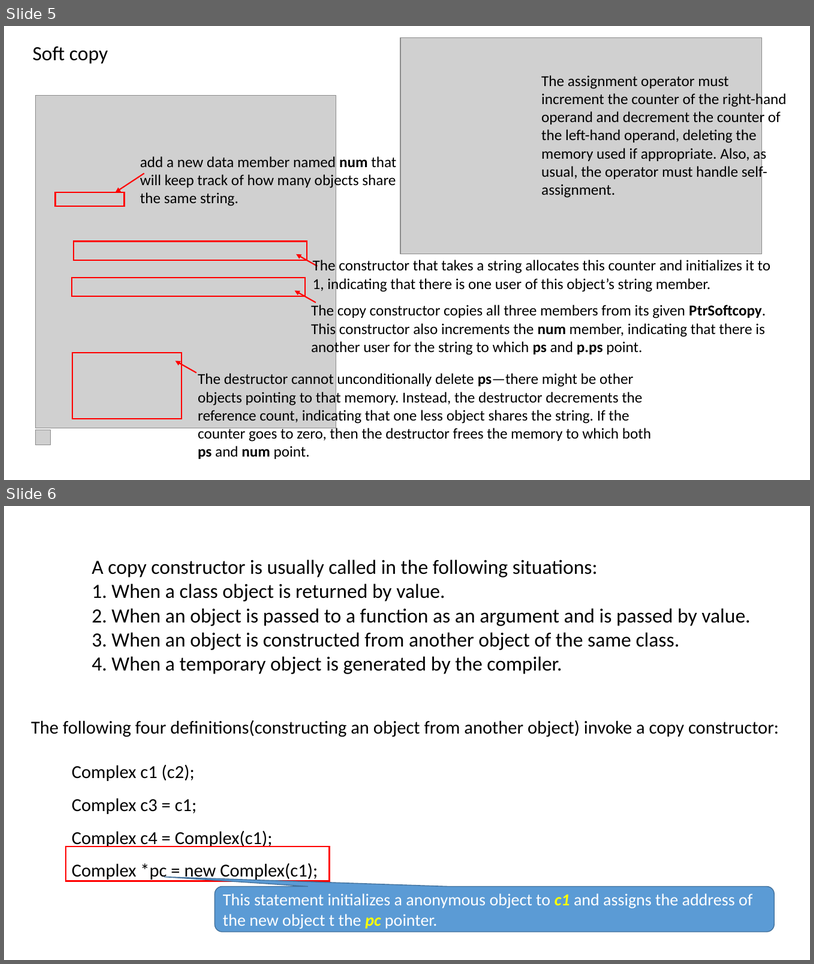
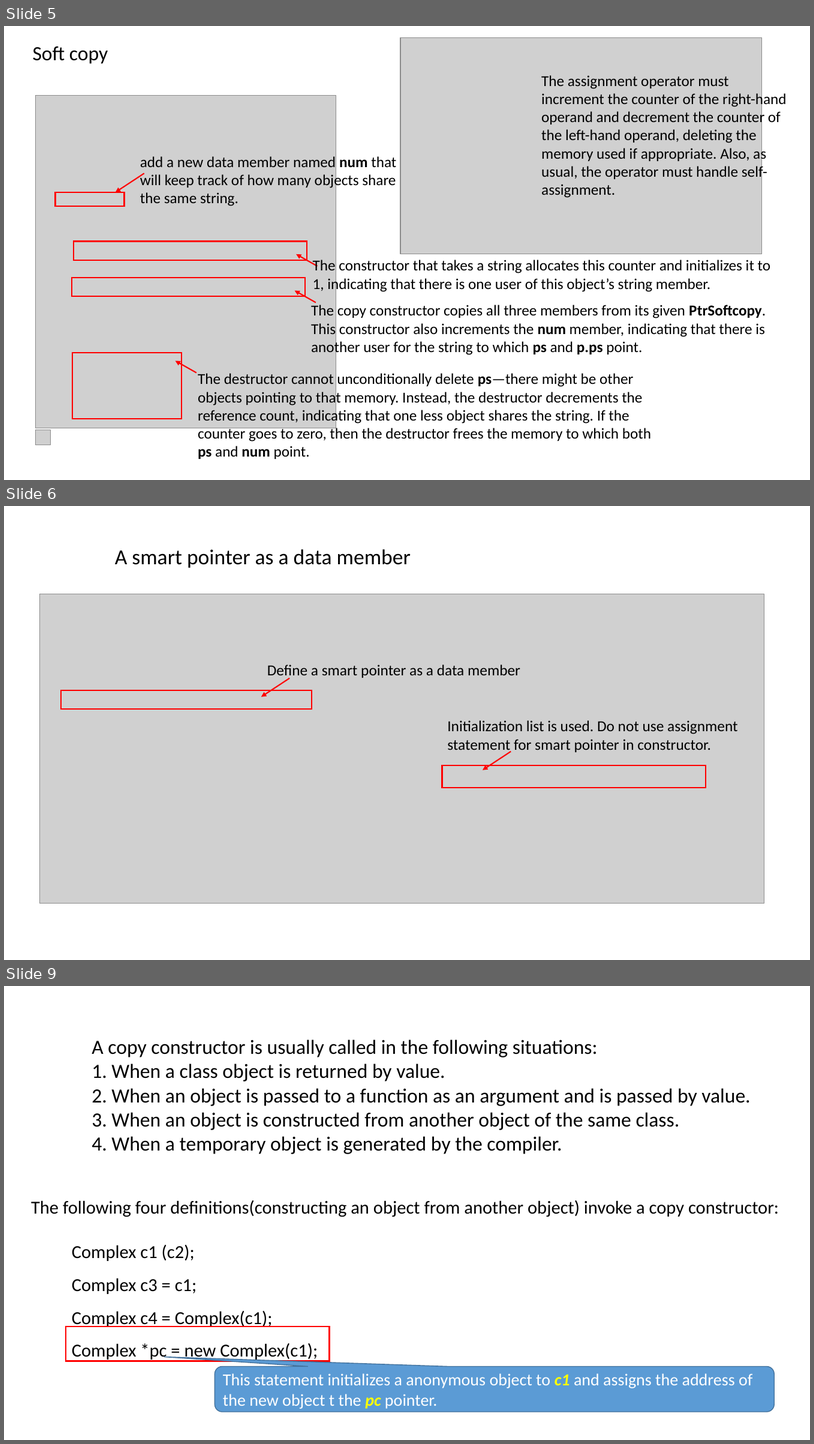
Before and after one commit to ShiqiYu/CPP, a slide deck: week11/Lab11.pptx. Shown one above the other, each under a label of ours: slides 5 and 6 before the commit, slides 5, 6 and 9 after it; the slides between them are not shown. The pictures are 814x964 and 814x1444 pixels, drawn with LibreOffice and Linux fonts; fonts in the diff are those of the drawing; grey boxes stand for pictures; background and template pictures are left out. Boxes give left, top, right and bottom in pixels: in the first picture for what was removed or moved away, otherwise in the second. Text is boxed around its words. In the diff, an @@ line names an element or a change of style, - is before the commit and + after.

```diff
--- a/week11/Lab11.pptx
+++ b/week11/Lab11.pptx
@@ slide 6 added at <box>4,506,810,960</box>, background #FFFFFF @@
@@ text added at <box>115,549,411,568</box>, 25.4 pt, text #000000 @@
+A smart pointer as a data member
@@ picture added at <box>39,594,765,903</box> @@
@@ text added at <box>267,664,521,679</box>, 18.1 pt, text #000000 @@
+Define a smart pointer as a data member
@@ arrow added from (290, 678) to (262, 697), #FF0000 1.5 pt @@
@@ rectangle added at <box>61,690,312,709</box>, outline #FF0000 1.5 pt @@
@@ text added at <box>447,720,738,753</box>, 18.1 pt, text #000000 @@
+Initialization list is used. Do not use assignment statement for smart pointer in constructor.
@@ arrow added from (511, 751) to (483, 770), #FF0000 1.5 pt @@
@@ rectangle added at <box>443,766,707,788</box>, outline #FF0000 1.5 pt @@
@@ what was slide 6 is now slide 9 @@
```
Also in this commit, not shown: 1 slide changed, 2 other slides added, 1 other file.
